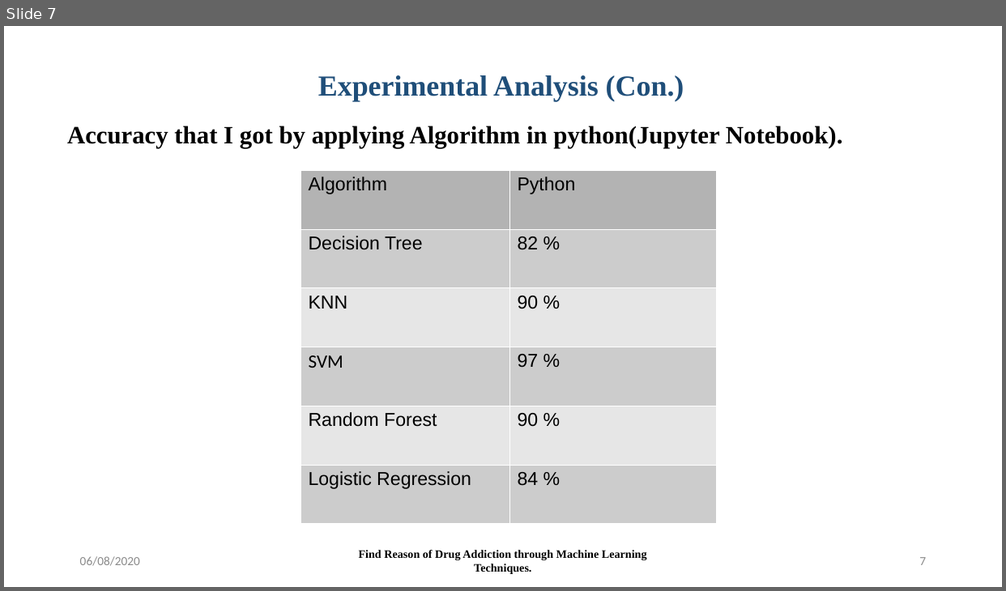
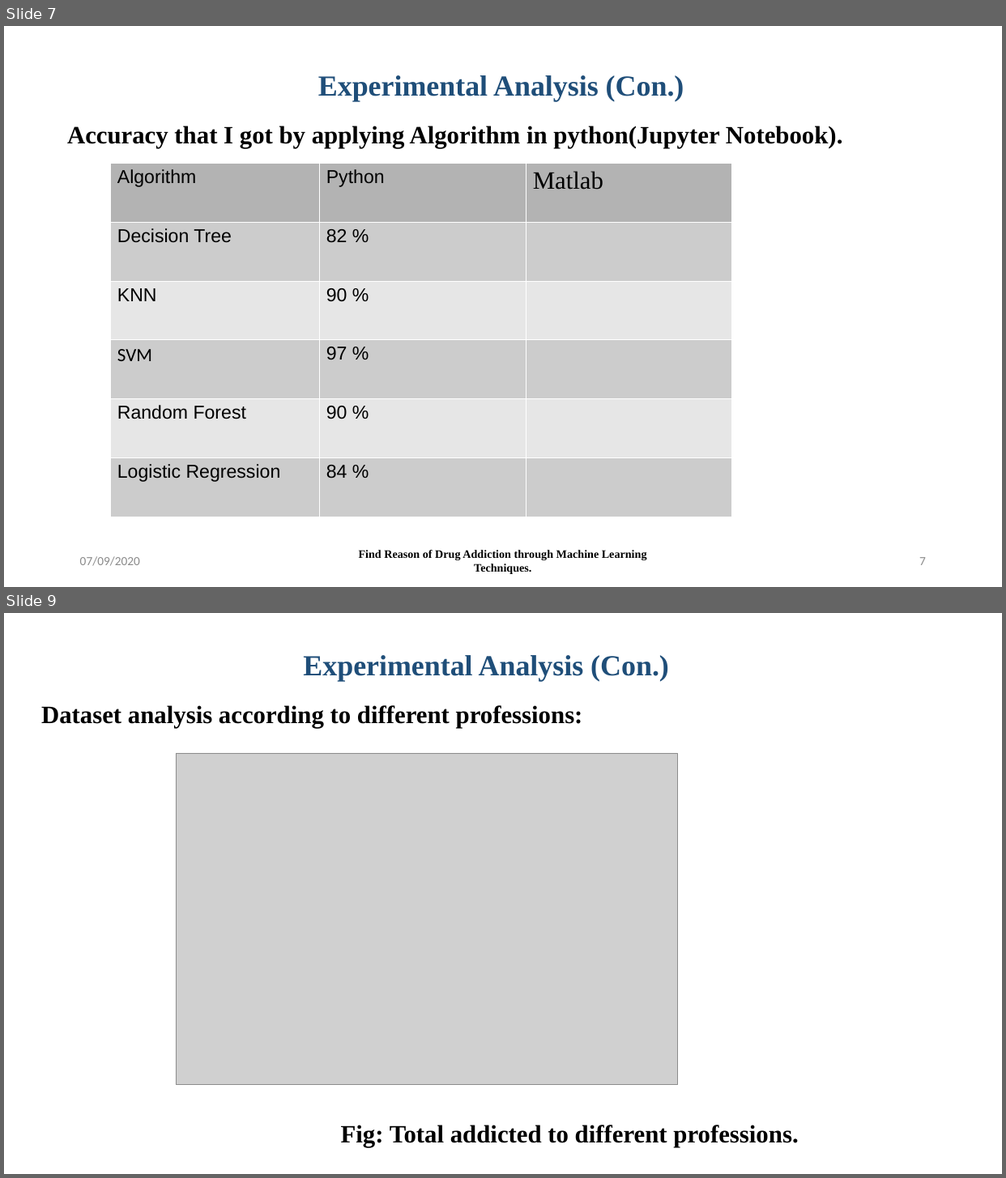
Before and after one commit to Md-Azad/Theses, a slide deck: Predefense.pptx. Shown one above the other, each under a label of ours: slide 7 before the commit, slides 7 and 9 after it; the slides between them are not shown. The pictures are 1006x591 and 1006x1178 pixels, drawn with LibreOffice and Linux fonts; fonts in the diff are those of the drawing; grey boxes stand for pictures. Boxes give left, top, right and bottom in pixels: in the first picture for what was removed or moved away, otherwise in the second. Text is boxed around its words. In the diff, an @@ line names an element or a change of style, - is before the commit and + after.

```diff
--- a/Predefense.pptx
+++ b/Predefense.pptx
@@ slide 9 added at <box>4,613,1002,1174</box>, background #FFFFFF @@
@@ text added at <box>303,655,669,681</box>, 28 pt, text #1F4E79, bold @@
+Experimental Analysis (Con.)
@@ text added at <box>41,705,798,1148</box>, 24 pt, text #000000, bold @@
+Dataset analysis according to different professions:
+Fig: Total addicted to different professions.
@@ picture added at <box>177,753,678,1084</box> @@
@@ slide 7 changed as well @@
@@ table at <box>110,163,732,516</box> @@
+column 3: Matlab |  |  |  |  | 
@@ table: place and size @@
-table at <box>301,170,717,524</box>
+table at <box>110,163,732,516</box>
@@ text at <box>80,557,140,566</box>: text changed @@
-06/08/2020
+07/09/2020
```
Also in this commit, not shown: 12 other slides changed, 10 other slides added, 8 other files.
